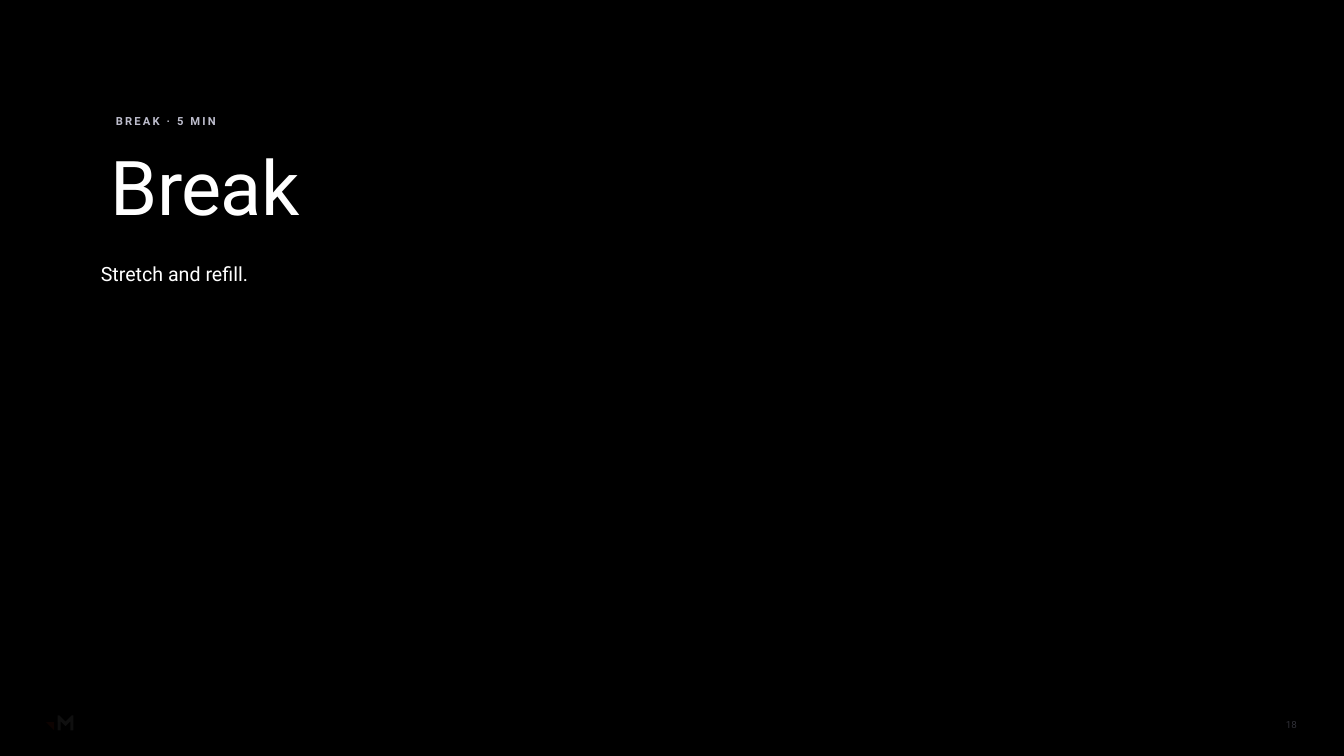
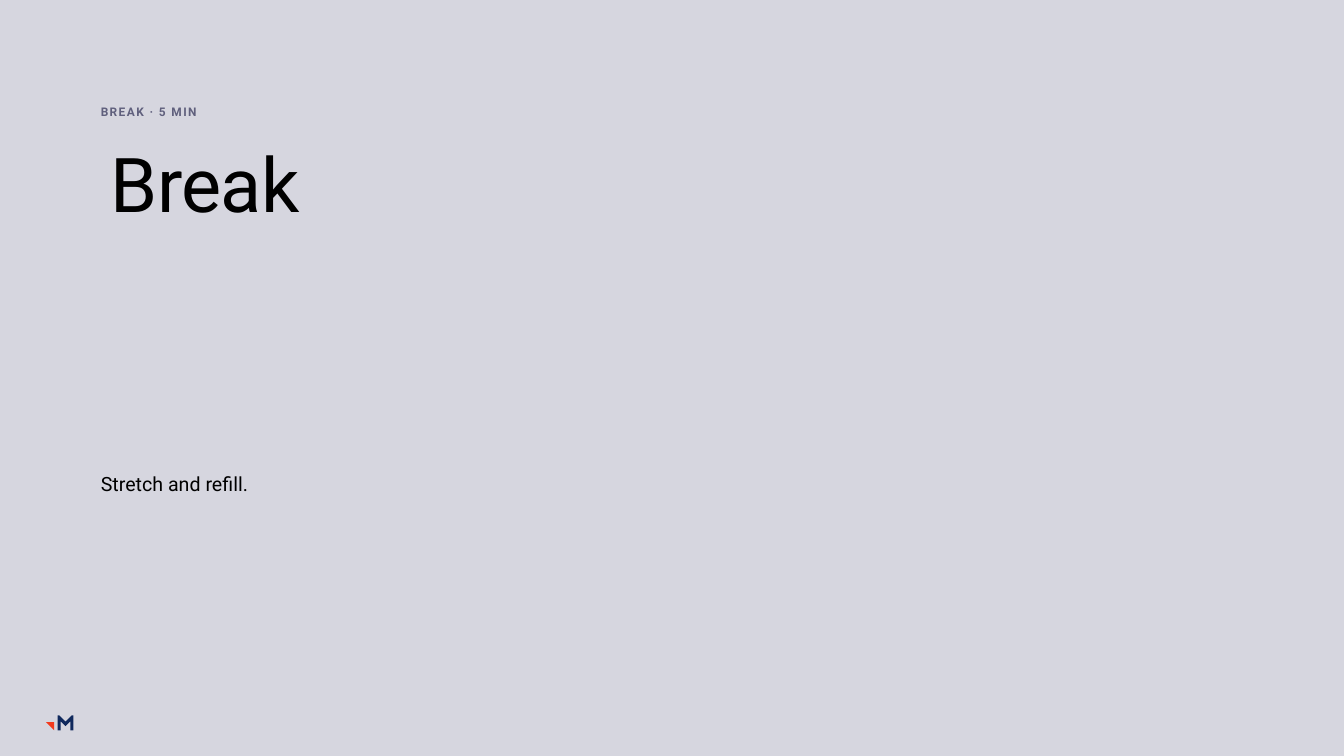
Before and after one commit to RachelHarrisMerkle/BasicMerkle, a slide deck: slide 18 of AI_Steerco_Kickoff_Shell.pptx. Drawn at 1344x756 pixels with LibreOffice and Linux fonts; fonts in the diff are those of the drawing; background and template pictures are left out; a plain dark background stands for a picture behind light text. Boxes give left, top, right and bottom in pixels: in the first picture for what was removed or moved away, otherwise in the second. Text is boxed around its words. In the diff, an @@ line names an element or a change of style, - is before the commit and + after.

```diff
--- a/AI_Steerco_Kickoff_Shell.pptx
+++ b/AI_Steerco_Kickoff_Shell.pptx
@@ background picture (left out) to #FFFFFF @@
@@ rectangle at (0, 0, 1344, 756): fill #000000 to #D6D6DF @@
@@ rectangle removed at (0, 0, 1344, 756) @@
@@ rectangle removed at (0, 0, 1344, 756) @@
@@ rounded rectangle removed at (71, 76, 797, 345) @@
@@ text "BREAK · 5 MIN" at (101, 107, 196, 116): size 8 to 8.5 pt, text colour #BDBDCC to #60607D, letter spacing 1.5 to 1 pt; less space between paragraphs; vertical alignment bottom to top @@
@@ title "Break" at (111, 155, 300, 213): text colour #FFFFFF to #000000; line spacing 0.9 to 0.85 @@
@@ text "Stretch and refill.": place and size @@
-text "Stretch and refill." at (101, 266, 248, 282)
+text "Stretch and refill." at (101, 476, 248, 492)
@@ text "Stretch and refill." at (101, 476, 248, 492): text colour #FFFFFF to #000000 @@
@@ freeform shape at (57, 716, 74, 731): fill #FFFFFF to #10295D @@
@@ page number removed at (1286, 721, 1297, 727) @@
-18
```
Also in this commit, not shown: 15 other slides changed.
